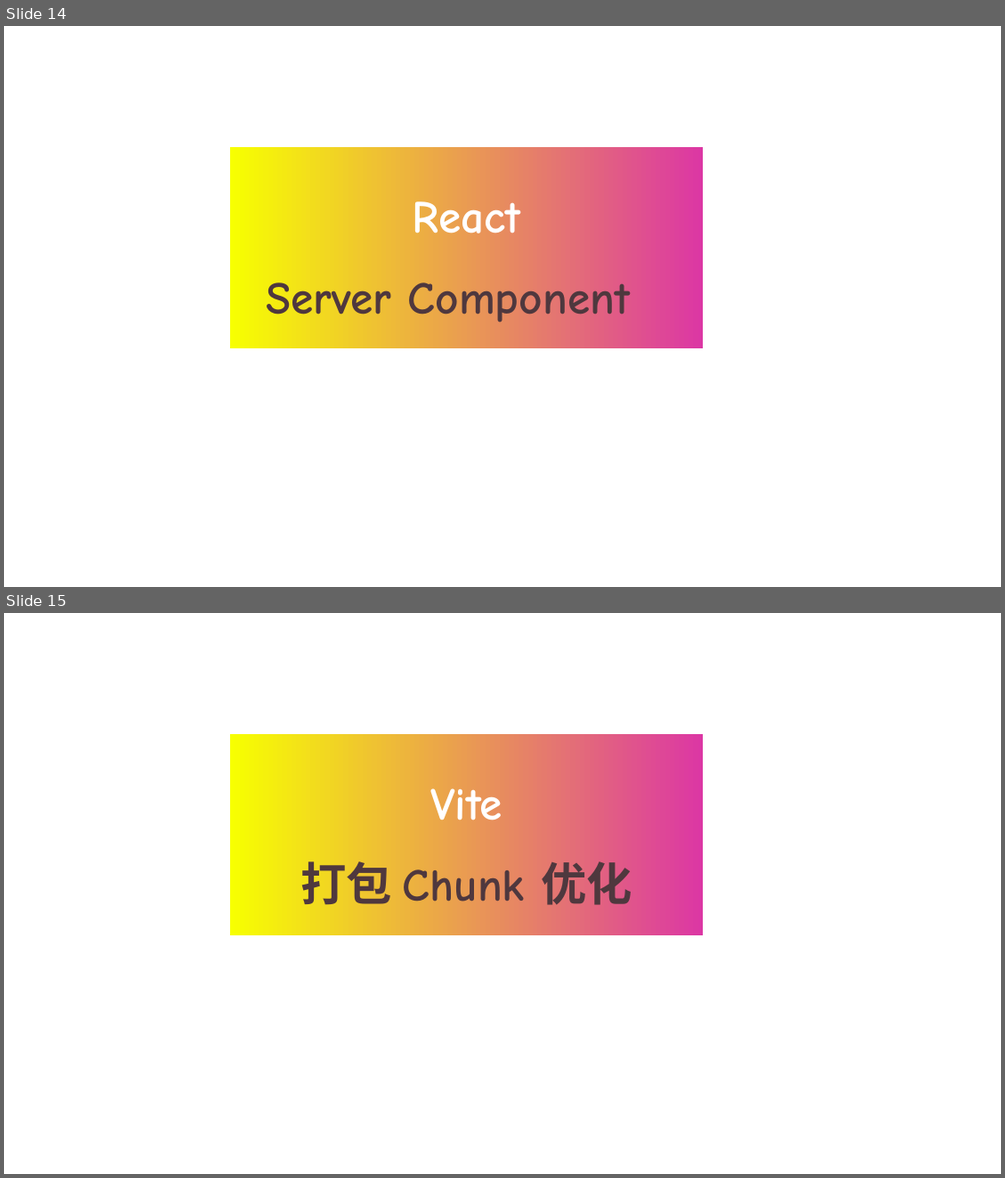
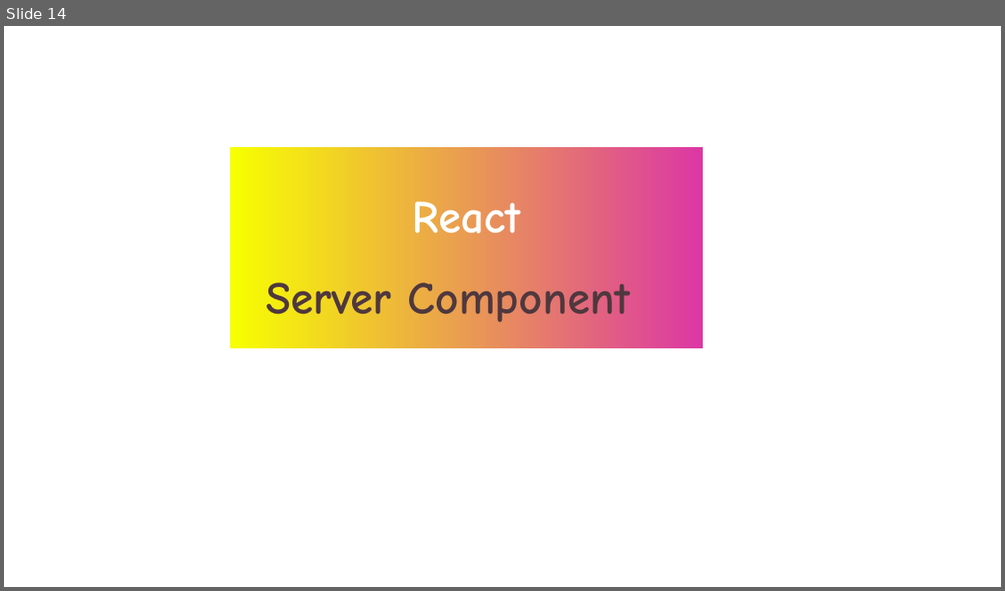
Before and after one commit to ParadeTo/blog, a slide deck: 公众号封面.pptx. Shown one above the other, each under a label of ours: slides 14 and 15 before the commit, slide 14 after it. The pictures are 1005x1178 and 1005x591 pixels, drawn with LibreOffice and Linux fonts; fonts in the diff are those of the drawing; background and template pictures are left out. Boxes give left, top, right and bottom in pixels: in the first picture for what was removed or moved away, otherwise in the second. Text is boxed around its words. In the diff, an @@ line names an element or a change of style, - is before the commit and + after.

```diff
--- a/公众号封面.pptx
+++ b/公众号封面.pptx
@@ slide 15 removed at box(4, 613, 1001, 1174), background picture (left out) @@
@@ rectangle removed at box(230, 734, 703, 935) @@
@@ text removed at box(430, 788, 502, 820) @@
-Vite
@@ text removed at box(300, 861, 632, 905) @@
-打包 Chunk 优化
```
Also in this commit, not shown: 1 slide added, 3 other files.
